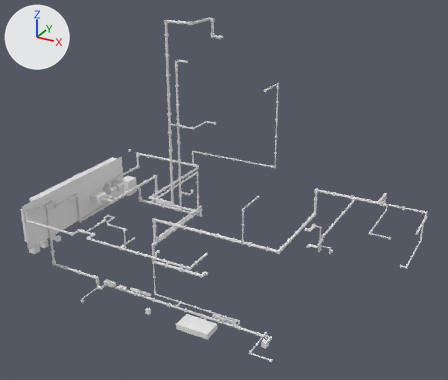
The glTF model stage_2_electronics/scheme_3d/electrical.glb: old version first, new version second.
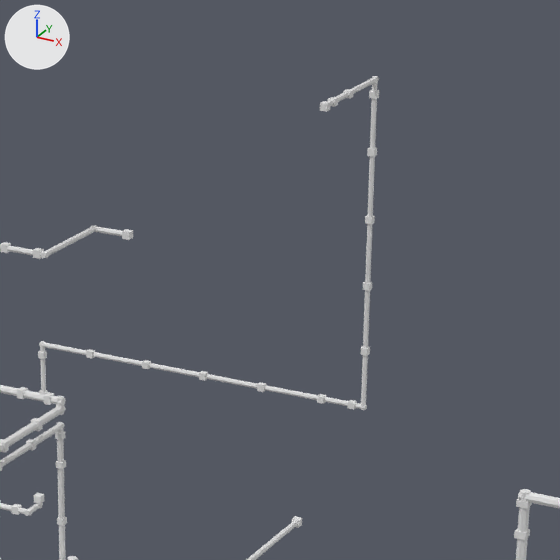
Old and new are each drawn whole from a 50 mm camera at (2272.0, -4630.0, 2371.0) aimed at (134.0, -743.0, 428.0) and again close up on the part from 41% to 73% of the width and 17% to 54% of the height. Arrows for +X, +Y and +Z are at upper left; the lights stay in place. The last two pictures show the newer version.

Before the edit, the objects in view are built like this:
```python
ob_electrical_bundle_b2_r_s2 = bpy.data.objects.new('electrical.bundle.B2-R.s2', me_electrical_bundle_b2_r_s2)
ob_electrical_bundle_b2_r_s2.location = (0.0, 0.0, 0.0)
ob_electrical_bundle_b3_m3_s2 = bpy.data.objects.new('electrical.bundle.B3-M3.s2', me_electrical_bundle_b3_m3_s2)
ob_electrical_bundle_b3_m3_s2.location = (0.0, 0.0, 0.0)
ob_electrical_bundle_b3_m3_s3 = bpy.data.objects.new('electrical.bundle.B3-M3.s3', me_electrical_bundle_b3_m3_s3)
ob_electrical_bundle_b3_m3_s3.location = (0.0, 0.0, 0.0)
ob_electrical_bundle_b3_m3_s4 = bpy.data.objects.new('electrical.bundle.B3-M3.s4', me_electrical_bundle_b3_m3_s4)
ob_electrical_bundle_b3_m3_s4.location = (0.0, 0.0, 0.0)
ob_electrical_clip_b3_m3_c10 = bpy.data.objects.new('electrical.clip.B3-M3.c10', me_electrical_clip_b3_m3_c10)
ob_electrical_clip_b3_m3_c10.location = (0.0, 0.0, 0.0)
ob_electrical_clip_b3_m3_c11 = bpy.data.objects.new('electrical.clip.B3-M3.c11', me_electrical_clip_b3_m3_c11)
ob_electrical_clip_b3_m3_c11.location = (0.0, 0.0, 0.0)
ob_electrical_clip_b3_m3_c12 = bpy.data.objects.new('electrical.clip.B3-M3.c12', me_electrical_clip_b3_m3_c12)
ob_electrical_clip_b3_m3_c12.location = (0.0, 0.0, 0.0)
ob_electrical_clip_b3_m3_c13 = bpy.data.objects.new('electrical.clip.B3-M3.c13', me_electrical_clip_b3_m3_c13)
ob_electrical_clip_b3_m3_c13.location = (0.0, 0.0, 0.0)
ob_electrical_clip_b3_m3_c6 = bpy.data.objects.new('electrical.clip.B3-M3.c6', me_electrical_clip_b3_m3_c6)
ob_electrical_clip_b3_m3_c6.location = (0.0, 0.0, 0.0)
```
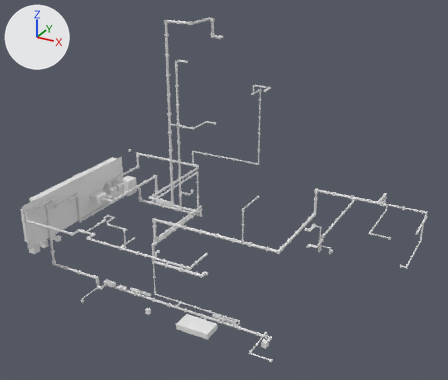
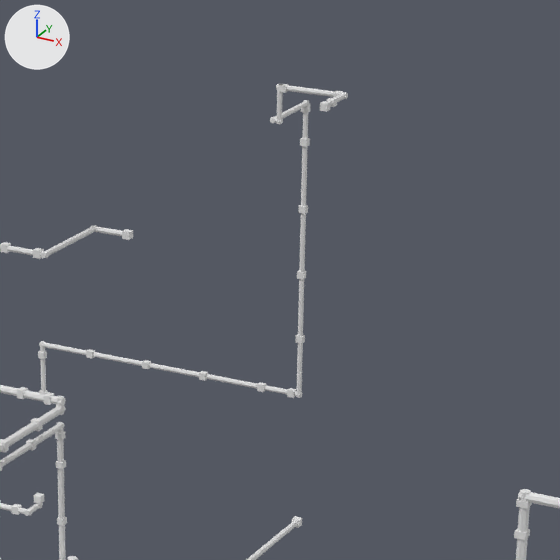
Boxes (x1, y1, x2, y2) around the edits, measured in the close-ups (560 x 560 px):
'electrical.bundle.B3-M3.s3', moved, rescaled (22% narrower, 11% shorter)
    before: (361, 76, 378, 410)
    after: (296, 100, 309, 398)
'electrical.bundle.B3-M3.s2', moved, rescaled (20% narrower, 19% shorter)
    before: (39, 343, 367, 410)
    after: (39, 343, 302, 397)
'electrical.bundle.B3-M3.s4', moved, rescaled (24% narrower, 27% shorter)
    before: (326, 77, 379, 106)
    after: (270, 102, 310, 123)
'electrical.bundle.B3-M3.s7', added
    after: (276, 85, 348, 99)
'electrical.bundle.B3-M3.s6', added
    after: (276, 84, 283, 124)
'electrical.clip.B3-M3.c10', moved
    before: (365, 215, 375, 225)
    after: (300, 138, 310, 147)
'electrical.clip.B3-M3.c12', moved, rescaled (9% wider)
    before: (369, 90, 379, 99)
    after: (278, 84, 289, 93)
'electrical.clip.B3-M3.c9', moved
    before: (363, 282, 372, 291)
    after: (298, 205, 308, 214)
'electrical.clip.B3-M3.c7', moved
    before: (347, 400, 357, 410)
    after: (295, 334, 305, 344)
'electrical.clip.B3-M3.c8', moved
    before: (360, 346, 370, 356)
    after: (297, 271, 306, 280)
'electrical.clip.B3-M3.c6', moved
    before: (317, 394, 326, 404)
    after: (287, 388, 296, 398)
'electrical.clip.B3-M3.c11', moved
    before: (367, 147, 377, 157)
    after: (301, 104, 310, 113)
'electrical.clip.B3-M3.c13', moved
    before: (343, 89, 354, 98)
    after: (333, 91, 343, 98)
'electrical.bundle.B3-M3.s5', added
    after: (270, 117, 283, 124)

The change, as a diff of the scene's bpy script:
```diff
--- a/stage_2_electronics/scheme_3d/electrical.glb.py
+++ b/stage_2_electronics/scheme_3d/electrical.glb.py
@@ me_electrical_bundle_b3_m3_s2 @@
-me_electrical_bundle_b3_m3_s2.from_pydata(...)  # 16 vertices, 28 faces; spans x -606.0..241.0, y -12.0..0.0, z 374.0..386.0
+me_electrical_bundle_b3_m3_s2.from_pydata(...)  # 16 vertices, 28 faces; spans x -606.0..82.0, y -12.0..0.0, z 374.0..386.0
+# me_electrical_bundle_b3_m3_s2 part 1: the whole mesh is scaled about its middle by (0.812, 1, 1), then moved by (-80.0, 0.0, 0.0)
@@ me_electrical_bundle_b3_m3_s3 @@
-me_electrical_bundle_b3_m3_s3.from_pydata(...)  # 16 vertices, 28 faces; spans x 229.0..241.0, y -12.0..0.0, z 374.0..1125.0
+me_electrical_bundle_b3_m3_s3.from_pydata(...)  # 16 vertices, 28 faces; spans x 70.0..82.0, y -12.0..0.0, z 374.0..1054.0
+# me_electrical_bundle_b3_m3_s3 part 2: the whole mesh is scaled about its middle by (1, 1, 0.905), then moved by (-159.0, 0.0, -36.0)
@@ me_electrical_bundle_b3_m3_s4 @@
-me_electrical_bundle_b3_m3_s4.from_pydata(...)  # 16 vertices, 28 faces; spans x 229.0..241.0, y -242.0..0.0, z 1113.0..1125.0
+me_electrical_bundle_b3_m3_s4.from_pydata(...)  # 16 vertices, 28 faces; spans x 70.0..82.0, y -166.0..0.0, z 1042.0..1054.0
+# me_electrical_bundle_b3_m3_s4 part 3: the whole mesh is scaled about its middle by (1, 0.687, 1), then moved by (-159.0, 38.0, -72.0)
@@ me_electrical_clip_b3_m3_c10 @@
-me_electrical_clip_b3_m3_c10.from_pydata(...)  # 8 vertices, 12 faces; spans x 227.0..243.0, y -14.0..0.0, z 805.0..821.0
+me_electrical_clip_b3_m3_c10.from_pydata(...)  # 8 vertices, 12 faces; spans x 68.0..84.0, y -14.0..0.0, z 955.0..971.0
+# me_electrical_clip_b3_m3_c10 part 4: the whole mesh is moved by (-159.0, 0.0, 150.0)
@@ me_electrical_clip_b3_m3_c11 @@
-me_electrical_clip_b3_m3_c11.from_pydata(...)  # 8 vertices, 12 faces; spans x 227.0..243.0, y -14.0..0.0, z 955.0..971.0
+me_electrical_clip_b3_m3_c11.from_pydata(...)  # 8 vertices, 12 faces; spans x 68.0..84.0, y -14.0..0.0, z 1030.0..1046.0
+# me_electrical_clip_b3_m3_c11 part 5: the whole mesh is moved by (-159.0, 0.0, 75.0)
@@ me_electrical_clip_b3_m3_c12 @@
-me_electrical_clip_b3_m3_c12.from_pydata(...)  # 8 vertices, 12 faces; spans x 227.0..243.0, y -14.0..0.0, z 1080.0..1096.0
+me_electrical_clip_b3_m3_c12.from_pydata(...)  # 8 vertices, 12 faces; spans x 88.5..104.5, y -168.0..-152.0, z 1111.0..1125.0
+# me_electrical_clip_b3_m3_c12 part 6: the whole mesh is scaled about its middle by (1, 1.14, 0.875), then moved by (-138.5, -153.0, 30.0)
@@ me_electrical_clip_b3_m3_c13 @@
-me_electrical_clip_b3_m3_c13.from_pydata(...)  # 8 vertices, 12 faces; spans x 227.0..243.0, y -147.0..-131.0, z 1111.0..1125.0
+me_electrical_clip_b3_m3_c13.from_pydata(...)  # 8 vertices, 12 faces; spans x 213.5..229.5, y -168.0..-152.0, z 1111.0..1125.0
+# me_electrical_clip_b3_m3_c13 part 7: the whole mesh is moved by (-13.5, -21.0, 0.0)
@@ me_electrical_clip_b3_m3_c6 @@
-me_electrical_clip_b3_m3_c6.from_pydata(...)  # 8 vertices, 12 faces; spans x 125.0..141.0, y -14.0..0.0, z 372.0..388.0
+me_electrical_clip_b3_m3_c6.from_pydata(...)  # 8 vertices, 12 faces; spans x 50.0..66.0, y -14.0..0.0, z 372.0..388.0
+# me_electrical_clip_b3_m3_c6 part 8: the whole mesh is moved by (-75.0, 0.0, 0.0)
@@ me_electrical_clip_b3_m3_c7 @@
-me_electrical_clip_b3_m3_c7.from_pydata(...)  # 8 vertices, 12 faces; spans x 200.0..216.0, y -14.0..0.0, z 372.0..388.0
+me_electrical_clip_b3_m3_c7.from_pydata(...)  # 8 vertices, 12 faces; spans x 68.0..84.0, y -14.0..0.0, z 505.0..521.0
+# me_electrical_clip_b3_m3_c7 part 9: the whole mesh is moved by (-132.0, 0.0, 133.0)
@@ me_electrical_clip_b3_m3_c8 @@
-me_electrical_clip_b3_m3_c8.from_pydata(...)  # 8 vertices, 12 faces; spans x 227.0..243.0, y -14.0..0.0, z 505.0..521.0
+me_electrical_clip_b3_m3_c8.from_pydata(...)  # 8 vertices, 12 faces; spans x 68.0..84.0, y -14.0..0.0, z 655.0..671.0
+# me_electrical_clip_b3_m3_c8 part 10: the whole mesh is moved by (-159.0, 0.0, 150.0)
@@ me_electrical_clip_b3_m3_c9 @@
-me_electrical_clip_b3_m3_c9.from_pydata(...)  # 8 vertices, 12 faces; spans x 227.0..243.0, y -14.0..0.0, z 655.0..671.0
+me_electrical_clip_b3_m3_c9.from_pydata(...)  # 8 vertices, 12 faces; spans x 68.0..84.0, y -14.0..0.0, z 805.0..821.0
+# me_electrical_clip_b3_m3_c9 part 11: the whole mesh is moved by (-159.0, 0.0, 150.0)
@@ ob_electrical_bundle_b3_m3_s7 @@
+ob_electrical_bundle_b3_m3_s7 = bpy.data.objects.new('electrical.bundle.B3-M3.s7', me_electrical_bundle_b3_m3_s7)  # an 8-sided cylinder along x spanning x 82.0..241.0, y -166.0..-154.0, z 1113.0..1125.0
+ob_electrical_bundle_b3_m3_s7.location = (0.0, 0.0, 0.0)
@@ ob_electrical_bundle_b3_m3_s6 @@
+ob_electrical_bundle_b3_m3_s6 = bpy.data.objects.new('electrical.bundle.B3-M3.s6', me_electrical_bundle_b3_m3_s6)  # an 8-sided cylinder along z spanning x 82.5..94.5, y -166.0..-154.0, z 1041.5..1125.0
+ob_electrical_bundle_b3_m3_s6.location = (0.0, 0.0, 0.0)
@@ ob_electrical_bundle_b3_m3_s5 @@
+ob_electrical_bundle_b3_m3_s5 = bpy.data.objects.new('electrical.bundle.B3-M3.s5', me_electrical_bundle_b3_m3_s5)  # an 8-sided cylinder along x spanning x 70.0..94.5, y -166.0..-154.0, z 1041.5..1053.5
+ob_electrical_bundle_b3_m3_s5.location = (0.0, 0.0, 0.0)
```
